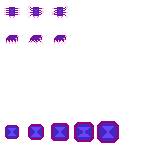
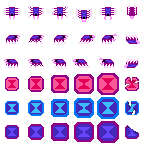
Before/after of a 144×144 layered artwork. What changed in the layer stack:
added layer "eyes" above "body" over box(7, 14, 113, 63)
painted on "body" over box(4, 5, 140, 68)
painted on "extra" over box(5, 73, 139, 139)
